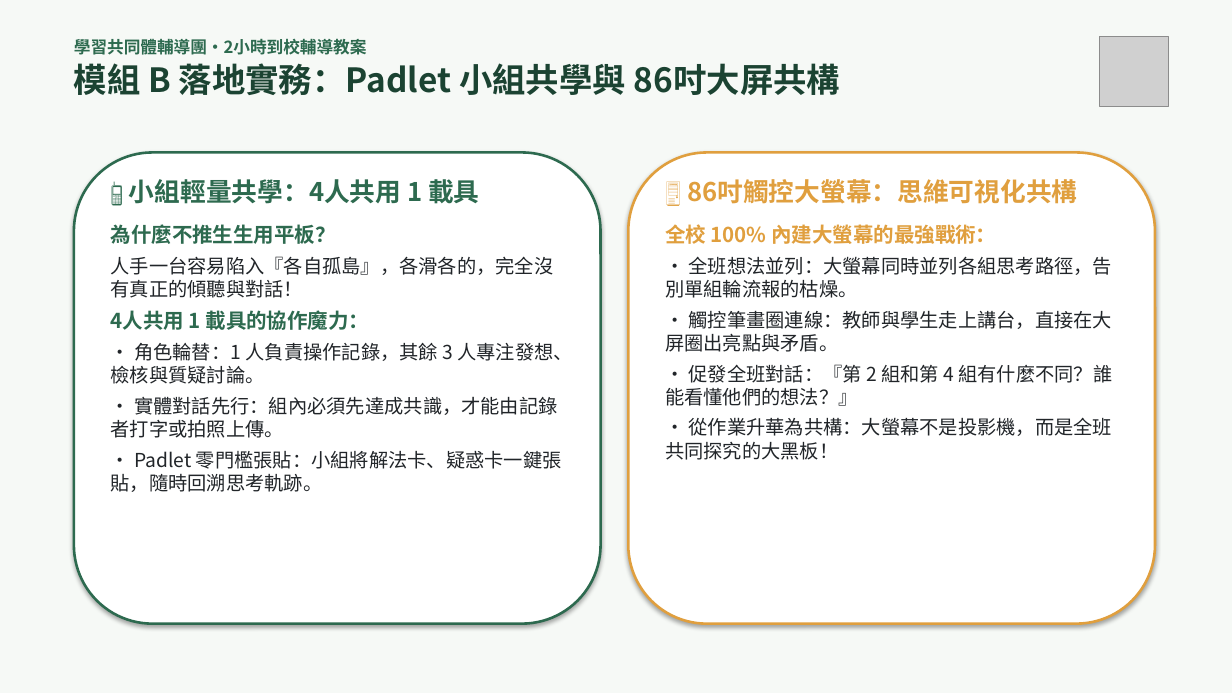
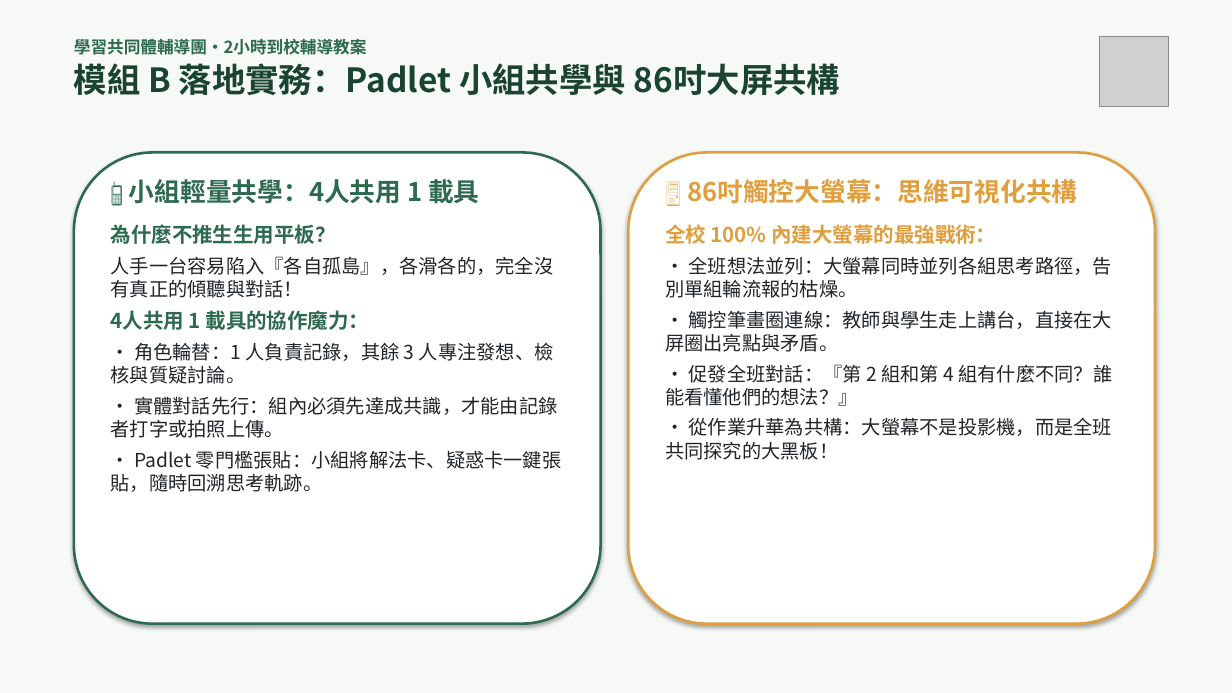
Before and after one commit to amiaoyeh-arch/115-digital-tools-survey, a slide deck: slide 7 of 新北市二橋國小_數位工具教與學_2小時到校輔導教案簡報.pptx. Drawn at 1232x693 pixels with LibreOffice and Linux fonts; fonts in the diff are those of the drawing; grey boxes stand for pictures. Boxes give left, top, right and bottom in pixels: in the first picture for what was removed or moved away, otherwise in the second. Text is boxed around its words. In the diff, an @@ line names an element or a change of style, - is before the commit and + after.

```diff
--- a/新北市二橋國小_數位工具教與學_2小時到校輔導教案簡報.pptx
+++ b/新北市二橋國小_數位工具教與學_2小時到校輔導教案簡報.pptx
@@ text at <box>111,343,554,384</box>: text changed @@
-• 角色輪替：1 人負責操作記錄，其餘 3 人專注發想、檢核與質疑討論。
+• 角色輪替：1 人負責記錄，其餘 3 人專注發想、檢核與質疑討論。
```
Also in this commit, not shown: 4 other slides changed, 6 other files.
